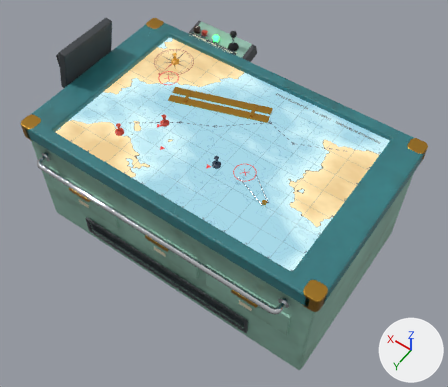
Renders of the glTF model submarine/models/props/NavTable.glb from each side of a commit.
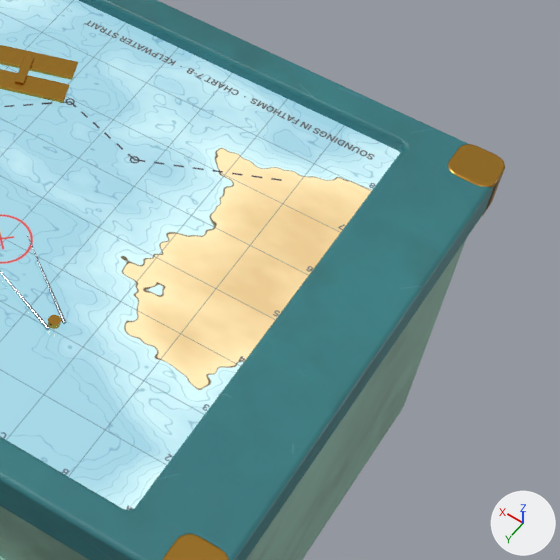
There are two pictures of each version: one whole from a 50 mm lens placed at (-1.39, 1.92, 3.45), pointed at (-0.05, 0.04, 0.49), one close up on the part from 55% to 100% of the width and 22% to 75% of the height. Arrows for +X, +Y and +Z are at lower right; the lights stay in place. The older version's two pictures come first. Where no turn or scale is listed for an object, it has been applied to the vertices. Vertices at exactly the same position are counted once.

Objects in the first close-up: 'NavTable_Body', 'NavTable_Dividers', 'NavTable_ParallelRuler'.
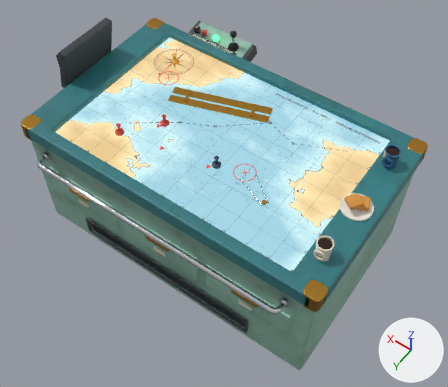
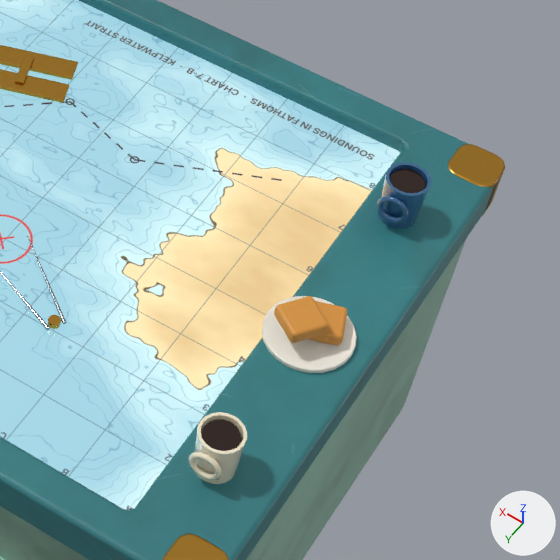
Changed parts and their boxes [x1, y1, x2, y2] in the close-ups (560 x 560 px):
part 1 of me_navtable_body, added (orange)
    after: [309, 301, 348, 346]
part 2 of me_navtable_body, added (orange)
    after: [274, 296, 329, 343]
part 3 of me_navtable_body, added (black)
    after: [202, 419, 241, 451]
part 4 of me_navtable_body, added (black)
    after: [390, 169, 425, 193]
part 5 of me_navtable_body, added
    after: [262, 296, 357, 373]
part 6 of me_navtable_body, added (pale yellow)
    after: [194, 412, 247, 484]
part 7 of me_navtable_body, added (blue)
    after: [378, 162, 431, 229]
part 8 of me_navtable_body, added (pale yellow)
    after: [189, 452, 222, 480]
part 9 of me_navtable_body, added (blue)
    after: [377, 196, 408, 223]

Diff of the bpy script that builds the scene:
```diff
--- a/submarine/models/props/NavTable.glb.py
+++ b/submarine/models/props/NavTable.glb.py
@@ mat_enamelblue @@
+mat_enamelblue = principled_material('EnamelBlue')
+mat_enamelblue.base_color = (0.022, 0.109, 0.259)  # blue #295d8b
+mat_enamelblue.roughness = 0.2
+mat_enamelblue.coat_weight = 1.0
@@ mat_bun @@
+mat_bun = principled_material('Bun')
+mat_bun.base_color = (0.666, 0.289, 0.0461)  # orange #d5923d
@@ mat_enamelcream @@
+mat_enamelcream = principled_material('EnamelCream')
+mat_enamelcream.base_color = (0.867, 0.789, 0.592)  # pale yellow #efe6ca
+mat_enamelcream.roughness = 0.2
+mat_enamelcream.coat_weight = 1.0
@@ mat_coffee @@
+mat_coffee = principled_material('Coffee')
+mat_coffee.base_color = (0.0189, 0.00456, 0.0012)  # black #250e04
+mat_coffee.roughness = 0.05
@@ me_navtable_body @@
 # used by ob_navtable_body; location = (0.0, 0.0, 0.0)
-me_navtable_body.from_pydata(...)  # 3124 vertices, 6022 faces; spans x -0.97..1.04, y -0.78..0.68, z 0.0..1.18
+me_navtable_body.from_pydata(...)  # 3752 vertices, 7250 faces; spans x -0.97..1.04, y -0.78..0.68, z 0.0..1.18
+# me_navtable_body part 1: the loose piece of 56 vertices spanning x -0.87..0.87, y -0.5..0.5, z 0.0..0.1 is copied, and the copy is multiplied about its middle by the matrix ((0.036, -0.023, 0.0), (0.013, 0.063, 0.0), (0.0, 0.0, 0.24)), then moved by (-0.87, 0.0, 0.93), in mat_bun (orange #d5923d); it spans x -0.91..-0.82, y -0.05..0.05, z 0.97..1.0
+# me_navtable_body part 2: the loose piece of 56 vertices spanning x -0.87..0.87, y -0.5..0.5, z 0.0..0.1 is copied, and the copy is multiplied about its middle by the matrix ((0.022, -0.055, 0.0), (0.031, 0.039, 0.0), (0.0, 0.0, 0.24)), then moved by (-0.83, 0.04, 0.96), in mat_bun (orange #d5923d); it spans x -0.88..-0.79, y -0.01..0.09, z 1.0..1.02
+# me_navtable_body part 3: a new loose piece, a 16-sided cylinder along z spanning x -0.883..-0.817, y 0.327..0.393, z 1.038..1.042, in mat_coffee (black #250e04)
+# me_navtable_body part 4: a new loose piece, a 16-sided cylinder along z spanning x -0.883..-0.817, y -0.373..-0.307, z 1.038..1.042, in mat_coffee (black #250e04)
+# me_navtable_body part 5: a new loose piece of 144 vertices spanning x -0.94..-0.77, y -0.06..0.11, z 0.95..0.96, in mat_paintwhite
+# me_navtable_body part 6: a new loose piece of 82 vertices spanning x -0.89..-0.81, y 0.32..0.4, z 0.95..1.05, in mat_enamelcream (pale yellow #efe6ca)
+# me_navtable_body part 7: a new loose piece of 82 vertices spanning x -0.89..-0.81, y -0.38..-0.3, z 0.95..1.05, in mat_enamelblue (blue #295d8b)
+# me_navtable_body part 8: a new loose piece of 72 vertices spanning x -0.88..-0.82, y 0.4..0.41, z 0.97..1.04, in mat_enamelcream (pale yellow #efe6ca)
+# me_navtable_body part 9: a new loose piece of 72 vertices spanning x -0.88..-0.82, y -0.3..-0.29, z 0.97..1.04, in mat_enamelblue (blue #295d8b)
 me_navtable_body.materials.append(mat_paintgraphite)
@@ me_navtable_body @@
 me_navtable_body.materials.append(mat_paintteal)
+me_navtable_body.materials.append(mat_bun)  # orange #d5923d
+me_navtable_body.materials.append(mat_coffee)  # black #250e04
+me_navtable_body.materials.append(mat_paintwhite)
+me_navtable_body.materials.append(mat_enamelcream)  # pale yellow #efe6ca
+me_navtable_body.materials.append(mat_enamelblue)  # blue #295d8b
```
